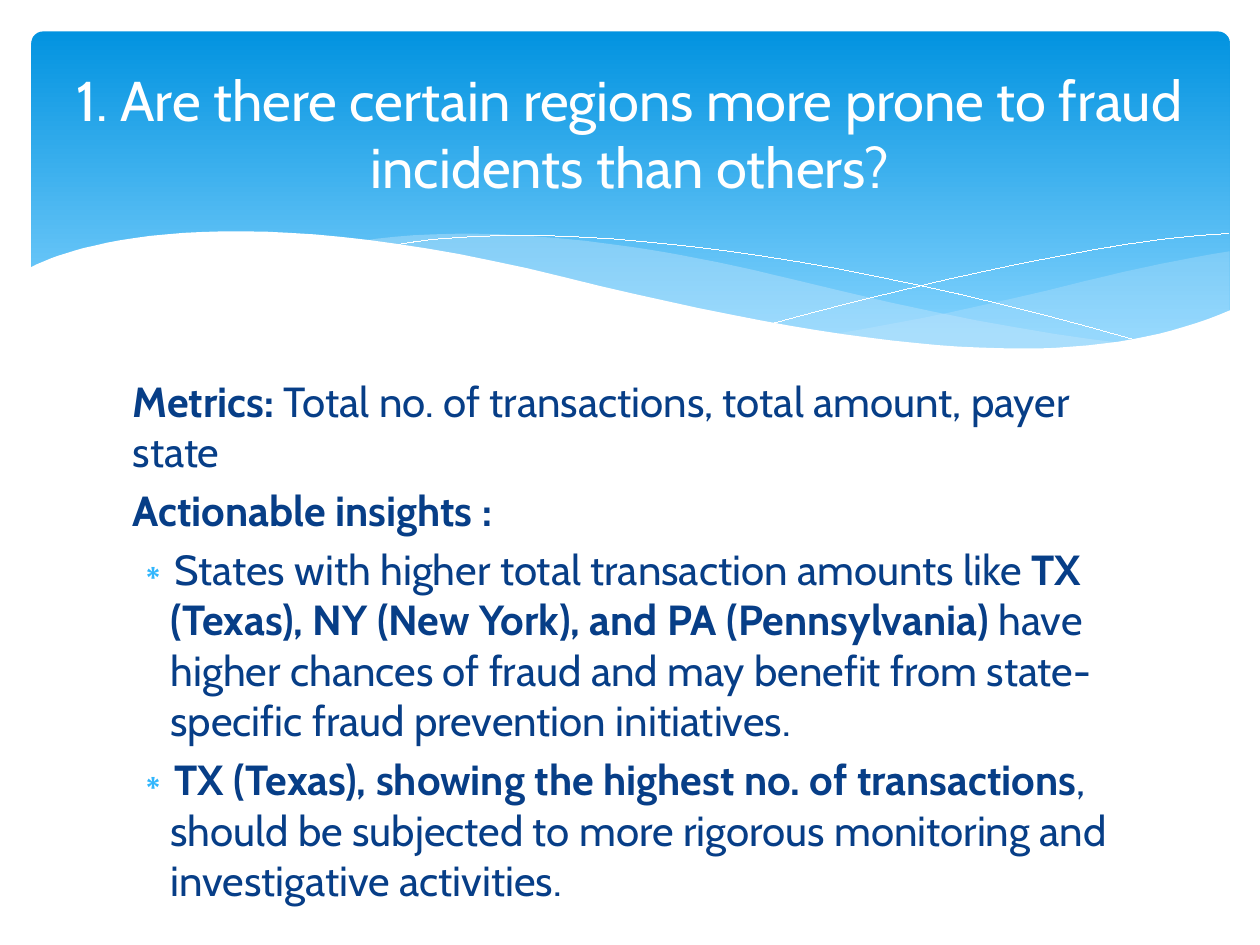
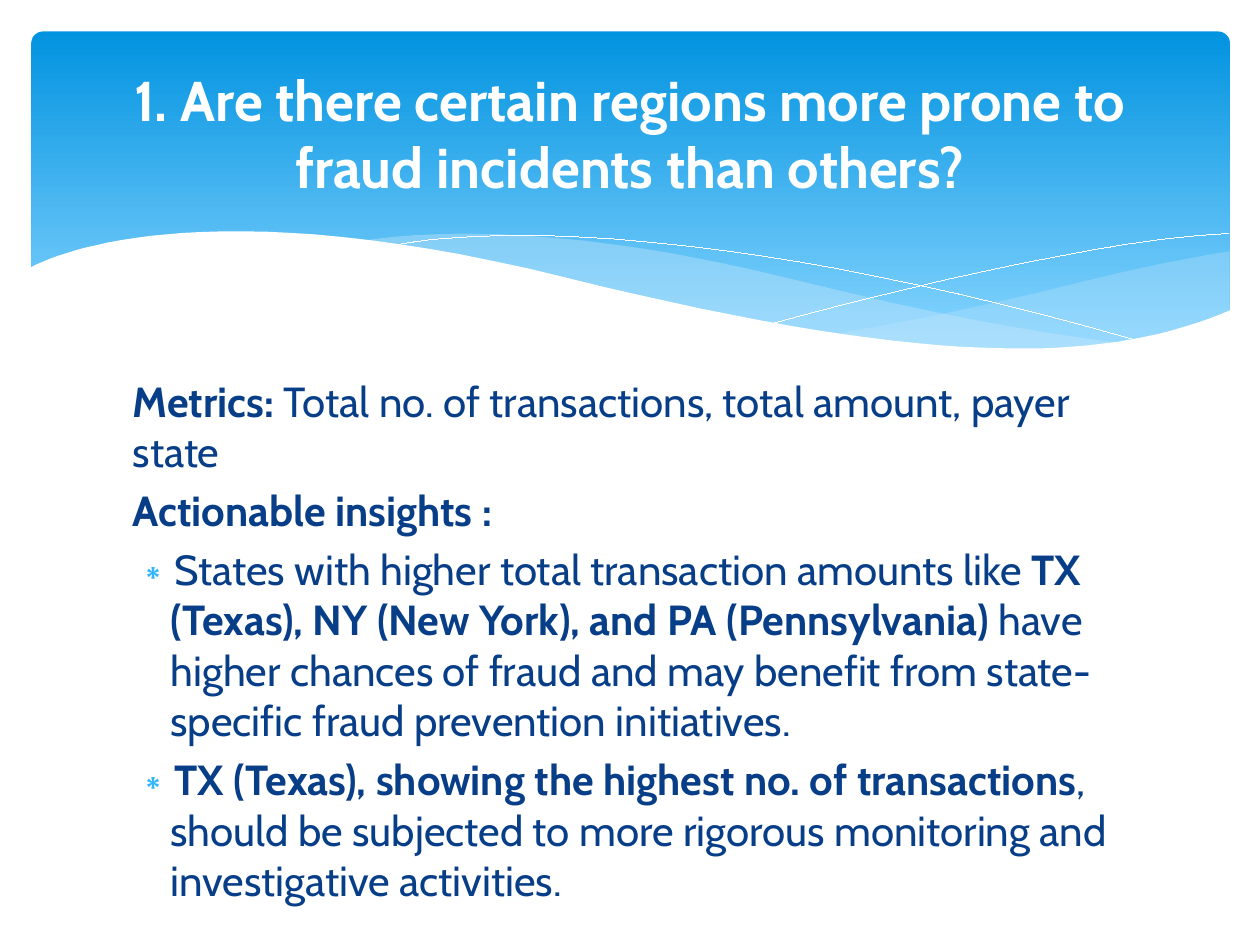
Before and after one commit to sshah1982/Tableau_Dashboards, a slide deck: slide 31 of Credit Card Fraud Analytics Dashboard/presentation/Credit_Card_Fraud_Analytics.pptx. Drawn at 1260x945 pixels with LibreOffice and Linux fonts; fonts in the diff are those of the drawing. Boxes give left, top, right and bottom in pixels: in the first picture for what was removed or moved away, otherwise in the second. Text is boxed around its words. In the diff, an @@ line names an element or a change of style, - is before the commit and + after.

```diff
--- a/Credit Card Fraud Analytics Dashboard/presentation/Credit_Card_Fraud_Analytics.pptx
+++ b/Credit Card Fraud Analytics Dashboard/presentation/Credit_Card_Fraud_Analytics.pptx
@@ title "1. Are there certain regions ..." at [134, 79, 1125, 189]: bold on @@
```
Also in this commit, not shown: 6 other slides changed.
